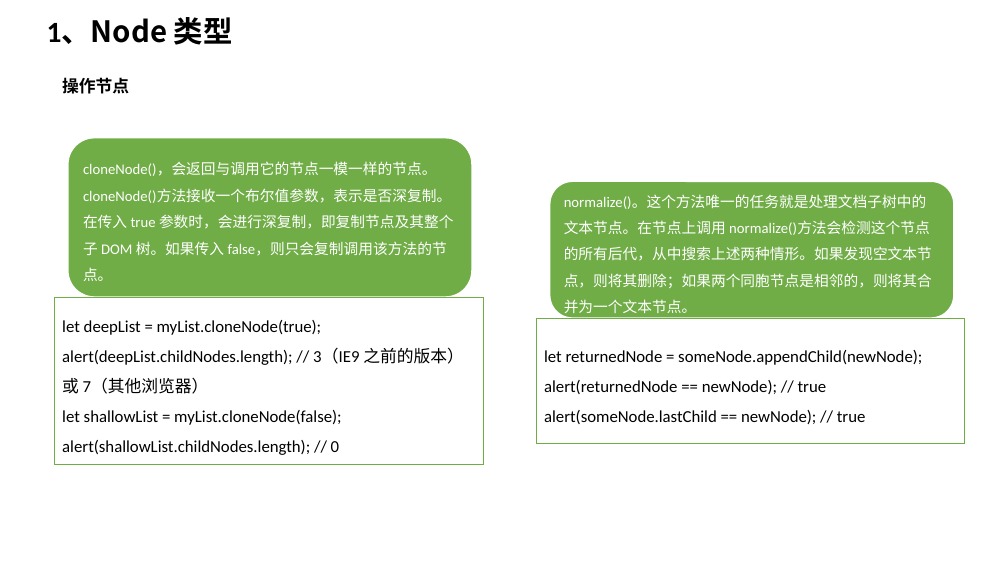
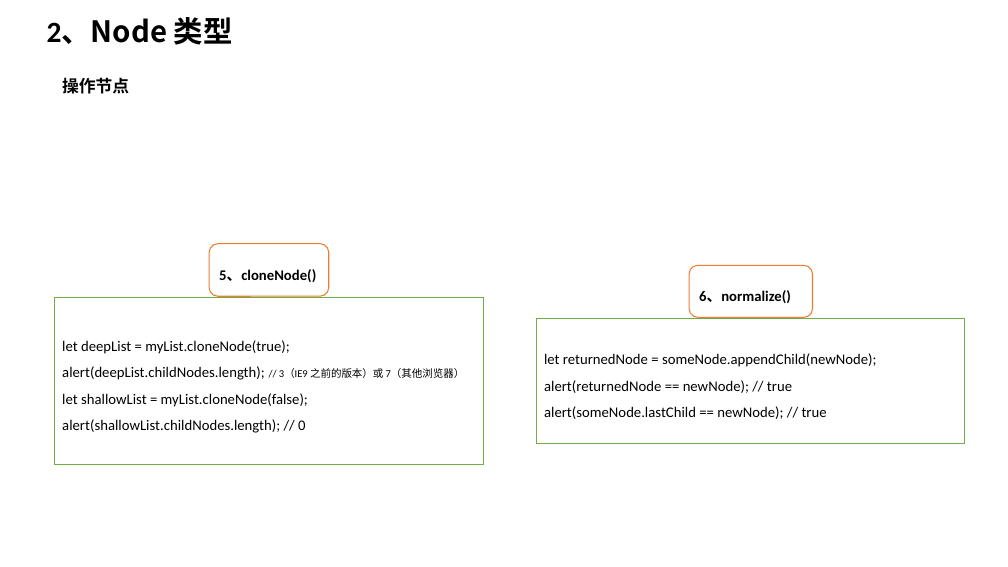
Before and after one commit to TshSophie/OnlineNotes, a slide deck: slide 11 of 读书笔记/JavaScript高级程序设计第四版 ppt版本/第十四章 DOM.pptx (slide 10 before the commit). Drawn at 1008x567 pixels with LibreOffice and Linux fonts; fonts in the diff are those of the drawing. Boxes give left, top, right and bottom in pixels: in the first picture for what was removed or moved away, otherwise in the second. Text is boxed around its words. In the diff, an @@ line names an element or a change of style, - is before the commit and + after.

```diff
--- a/读书笔记/JavaScript高级程序设计第四版 ppt版本/第十四章 DOM.pptx
+++ b/读书笔记/JavaScript高级程序设计第四版 ppt版本/第十四章 DOM.pptx
@@ text at [47, 17, 233, 45]: text changed @@
-1、Node 类型
+2、Node 类型
@@ rounded rectangle "5、cloneNode()" at [209, 243, 329, 296]: fill #70AD47 to #FFFFFF; outline #FFFFFF 1.5 pt to #ED7D31 1 pt @@
@@ rounded rectangle "5、cloneNode()": place and size @@
-rounded rectangle "5、cloneNode()" at [68, 138, 473, 297]
+rounded rectangle "5、cloneNode()" at [209, 243, 329, 296]
@@ text in rounded rectangle at [219, 269, 316, 282]: text changed; text colour #FFFFFF to #000000; bold on @@
-cloneNode()，会返回与调用它的节点一模一样的节点。cloneNode()方法接收一个布尔值参数，表示是否深复制。在传入 true 参数时，会进行深复制，即复制节点及其整个子 DOM 树。如果传入 false，则只会复制调用该方法的节点。
+5、cloneNode()
@@ rounded rectangle "6、normalize()": place and size @@
-rounded rectangle "6、normalize()" at [550, 181, 954, 318]
+rounded rectangle "6、normalize()" at [690, 265, 813, 318]
@@ rounded rectangle "6、normalize()" at [690, 265, 813, 318]: fill #70AD47 to #FFFFFF; outline #FFFFFF 1.5 pt to #ED7D31 1 pt @@
@@ rectangle "let deepList = myList.cloneNode(true);" at [55, 297, 484, 464]: size 16 to 14 pt in "let deepList = myList.cloneNode(true);", "alert(deepList.childNodes.length);", "let shallowList = myList.cloneNode(false);", "alert(shallowList.childNodes.length); // 0"; size 16 to 10 pt in "// 3（IE9 之前的版本）或 7（其他浏览器）" @@
@@ text in rounded rectangle at [699, 290, 791, 303]: text changed; text colour #FFFFFF to #000000; bold on @@
-normalize()。这个方法唯一的任务就是处理文档子树中的文本节点。在节点上调用 normalize()方法会检测这个节点的所有后代，从中搜索上述两种情形。如果发现空文本节点，则将其删除；如果两个同胞节点是相邻的，则将其合并为一个文本节点。
+6、normalize()
@@ rectangle "let returnedNode = someNode.appendChild(newNode);" at [537, 318, 966, 444]: size 16 to 14 pt @@
```
Also in this commit, not shown: 5 other slides changed, 8 slides added, 4 other files.
